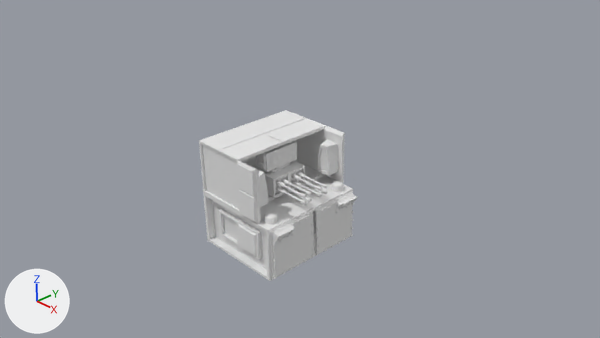
The Blender file overwatch_cube.blend, before and after one commit.
The view is the same before and after, from the file's camera 'Camera'. Arrows for +X, +Y and +Z are at lower left; the lights stay in place.
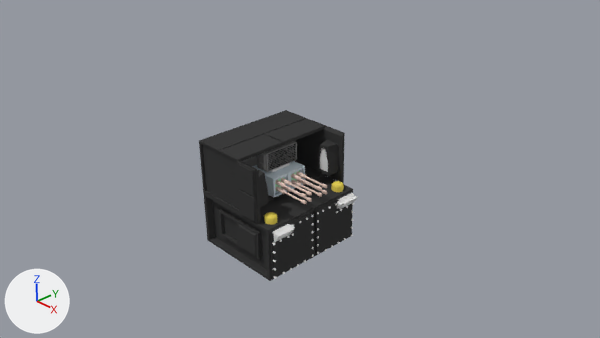
Commit message: model+materials applied

Pixel boxes [x1, y1, x2, y2] of what changed, in the pictures (600 x 338 px):
'Cube', recoloured (grey to black): [199, 110, 353, 281] in both
'Cube.005', recoloured (grey to black): [256, 141, 297, 172] in both
'Cube.006', recoloured (grey to black): [268, 144, 296, 171] in both
'Sphere.002', recoloured: [264, 212, 278, 225] in both
'Sphere.001', recoloured: [331, 181, 344, 192] in both
'Cylinder.019', recoloured: [275, 180, 306, 198] in both
'Cylinder.016', recoloured: [281, 178, 312, 196] in both
'Cylinder.015', recoloured: [296, 171, 327, 188] in both
'Cylinder', recoloured: [272, 243, 277, 279] in both
'Cylinder.001', recoloured: [311, 215, 314, 257] in both
'Cylinder.005', recoloured: [283, 260, 306, 274] in both
'Cylinder.006', recoloured: [325, 238, 346, 251] in both
part 1 of me_cube_003, recoloured: [252, 161, 305, 197] in both
part 2 of me_cube_003, recoloured: [275, 170, 300, 191] in both
part 3 of me_cube, recoloured: [241, 156, 257, 167] in both

The change, as a diff of the scene's bpy script:
```diff
--- a/overwatch_cube.blend.py
+++ b/overwatch_cube.blend.py
@@ mat_material @@
 mat_material = diffuse_material('Material')
-mat_material.base_color = (0.8, 0.8, 0.8)  # white #e7e7e7
+mat_material.base_color = (0.0457, 0.0457, 0.0457)  # black #3c3c3c
@@ mat_material_008 @@
+mat_material_008 = diffuse_material('Material.008')
+mat_material_008.base_color = (0.196, 0.196, 0.196)  # grey #7a7a7a
@@ mat_material_001 @@
+mat_material_001 = diffuse_material('Material.001')
+mat_material_001.base_color = (0.628, 0.731, 0.8)  # white #d0dee7
@@ me_sphere_003 @@
 me_sphere_003.from_pydata(...)  # 61 vertices, 60 faces; spans x -1.0..1.0, y -0.95..0.95, z -1.49..0.11
+me_sphere_003.materials.append(mat_material_003)  # yellow #e7d259
@@ me_sphere_002 @@
 me_sphere_002.from_pydata(...)  # 61 vertices, 60 faces; spans x -1.0..1.0, y -0.95..0.95, z -1.49..0.11
+me_sphere_002.materials.append(mat_material_003)  # yellow #e7d259
@@ me_cube_003 @@
 me_cube_003.from_pydata(...)  # 32 vertices, 29 faces; spans x -1.0..1.0, y 0.0..1.16, z -0.56..0.56
 # used by ob_cube_003; parent = ob_sphere; location = (-0.298, 0.00139, 0.282); scale = (0.314, 0.314, 0.314)
+# me_cube_003 part 1: 28 of the faces centred in x -1.0..1.0, y 0.05..1.16, z -0.56..0.56 switch from no material to mat_material_001 (white #d0dee7)
+# me_cube_003 part 2: the 1 face centred in x 0.83, y 0.58, z 0.0 switches from no material to mat_material_009 (green #baf4cb)
+me_cube_003.materials.append(mat_material_009)  # green #baf4cb
@@ me_cube_006 @@
 me_cube_006.from_pydata(...)  # 8 vertices, 6 faces; spans x -1.0..1.0, y -1.0..1.0, z -1.0..1.0
+me_cube_006.materials.append(mat_material_006)  # black #000000
@@ me_cube_005 @@
 me_cube_005.from_pydata(...)  # 40 vertices, 36 faces; spans x -1.0..1.0, y 0.0..1.13, z -1.0..1.0
+me_cube_005.materials.append(mat_material_007)  # grey #888888
@@ me_cylinder_019 @@
 me_cylinder_019.from_pydata(...)  # 135 vertices, 122 faces; spans x -0.99..0.99, y -0.98..1.0, z -1.0..5.94
+me_cylinder_019.materials.append(mat_material_002)  # beige #e7ccc0
@@ me_cylinder_016 @@
 me_cylinder_016.from_pydata(...)  # 135 vertices, 122 faces; spans x -0.99..0.99, y -0.98..1.0, z -1.0..5.94
+me_cylinder_016.materials.append(mat_material_002)  # beige #e7ccc0
@@ me_cylinder_015 @@
 me_cylinder_015.from_pydata(...)  # 135 vertices, 122 faces; spans x -0.99..0.99, y -0.98..1.0, z -1.0..5.94
+me_cylinder_015.materials.append(mat_material_002)  # beige #e7ccc0
@@ me_cylinder_008 @@
 me_cylinder_008.from_pydata(...)  # 30 vertices, 26 faces; spans x -1.05..1.05, y -1.21..1.21, z -1.0..2.41
+me_cylinder_008.materials.append(mat_material_004)  # white #ffffff
@@ me_cylinder_007 @@
 me_cylinder_007.from_pydata(...)  # 30 vertices, 26 faces; spans x -1.05..1.05, y -1.21..1.21, z -1.0..2.41
+me_cylinder_007.materials.append(mat_material_004)  # white #ffffff
@@ me_cylinder_006 @@
 me_cylinder_006.from_pydata(...)  # 30 vertices, 26 faces; spans x -1.05..1.05, y -1.21..1.21, z -1.0..2.41
+me_cylinder_006.materials.append(mat_material_004)  # white #ffffff
@@ me_cylinder_005 @@
 me_cylinder_005.from_pydata(...)  # 30 vertices, 26 faces; spans x -1.05..1.05, y -1.21..1.21, z -1.0..2.41
+me_cylinder_005.materials.append(mat_material_004)  # white #ffffff
@@ me_cylinder_004 @@
 me_cylinder_004.from_pydata(...)  # 30 vertices, 26 faces; spans x -1.05..1.05, y -1.21..1.21, z -1.0..2.41
+me_cylinder_004.materials.append(mat_material_004)  # white #ffffff
@@ me_cylinder_003 @@
 me_cylinder_003.from_pydata(...)  # 30 vertices, 26 faces; spans x -1.05..1.05, y -1.21..1.21, z -1.0..2.41
+me_cylinder_003.materials.append(mat_material_004)  # white #ffffff
@@ me_cylinder_002 @@
 me_cylinder_002.from_pydata(...)  # 30 vertices, 26 faces; spans x -1.05..1.05, y -1.21..1.21, z -1.0..2.41
+me_cylinder_002.materials.append(mat_material_004)  # white #ffffff
@@ me_cylinder_001 @@
 me_cylinder_001.from_pydata(...)  # 30 vertices, 26 faces; spans x -1.05..1.05, y -1.21..1.21, z -1.0..2.41
+me_cylinder_001.materials.append(mat_material_004)  # white #ffffff
@@ me_cylinder @@
 me_cylinder.from_pydata(...)  # 30 vertices, 26 faces; spans x -1.05..1.05, y -1.21..1.21, z -1.0..2.41
+me_cylinder.materials.append(mat_material_004)  # white #ffffff
@@ me_cube @@
 me_cube.from_pydata(...)  # 193 vertices, 178 faces; spans x -1.2..0.64, y -0.04..1.04, z -1.0..1.0
 # used by ob_cube; location = (0.23, 0.0, 0.0); scale = (0.97, 0.97, 0.97)
+# me_cube part 3: all 2 faces centred in x -0.85, y 0.47, z 0.28..0.72 switch from mat_material (white #e7e7e7) to mat_material_008 (grey #7a7a7a)
+me_cube.materials.append(mat_material_005)  # white #e7e7e7
```
